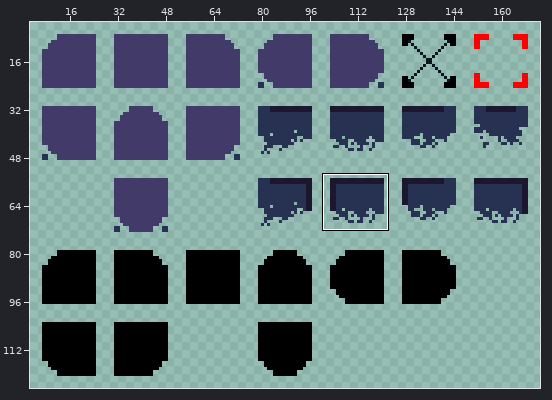
Two states of a pixel-art file, files/tiles/main.aseprite. Above: a wide view before the commit, with the close-up outlined.
Close-up. Before the edit:
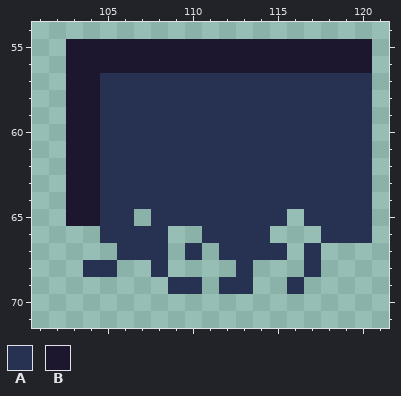
256x256 pixels, 1 frame. Shown: x 101..121, y 54..71. The wide view leaves out empty margins. The commit also changed other parts of the picture, which this record leaves out.
Palette (. is transparent): A #273152  B #1c162e
New version:
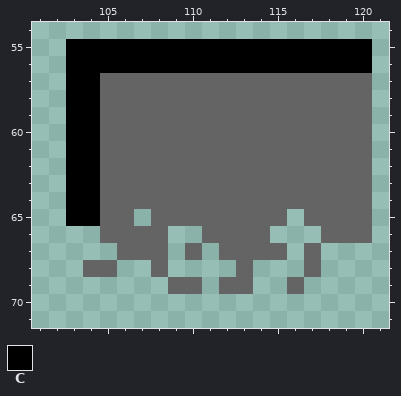
Colours new in this view: C #000000
Edits made:
@@ palette @@
-A #273152
+A #646464
@@ x 101..121 @@
 54 .....................
-55 ..BBBBBBBBBBBBBBBBBB.
-56 ..BBBBBBBBBBBBBBBBBB.
-57 ..BBAAAAAAAAAAAAAAAA.
-58 ..BBAAAAAAAAAAAAAAAA.
-59 ..BBAAAAAAAAAAAAAAAA.
-60 ..BBAAAAAAAAAAAAAAAA.
-61 ..BBAAAAAAAAAAAAAAAA.
-62 ..BBAAAAAAAAAAAAAAAA.
-63 ..BBAAAAAAAAAAAAAAAA.
-64 ..BBAAAAAAAAAAAAAAAA.
-65 ..BBAA.AAAAAAAA.AAAA.
+55 ..CCCCCCCCCCCCCCCCCC.
+56 ..CCCCCCCCCCCCCCCCCC.
+57 ..CCAAAAAAAAAAAAAAAA.
+58 ..CCAAAAAAAAAAAAAAAA.
+59 ..CCAAAAAAAAAAAAAAAA.
+60 ..CCAAAAAAAAAAAAAAAA.
+61 ..CCAAAAAAAAAAAAAAAA.
+62 ..CCAAAAAAAAAAAAAAAA.
+63 ..CCAAAAAAAAAAAAAAAA.
+64 ..CCAAAAAAAAAAAAAAAA.
+65 ..CCAA.AAAAAAAA.AAAA.
 66 ....AAAA..AAAA...AAA.
